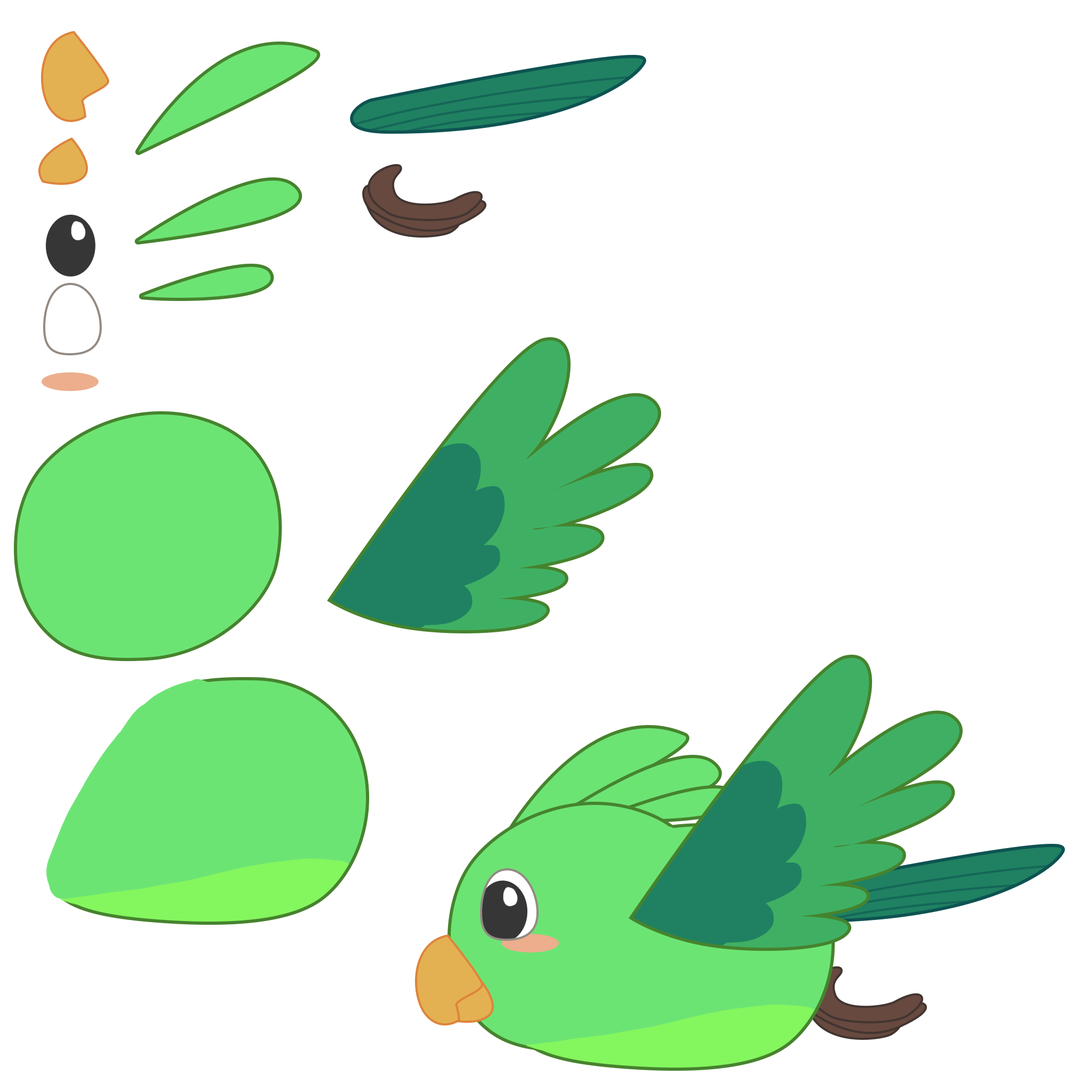
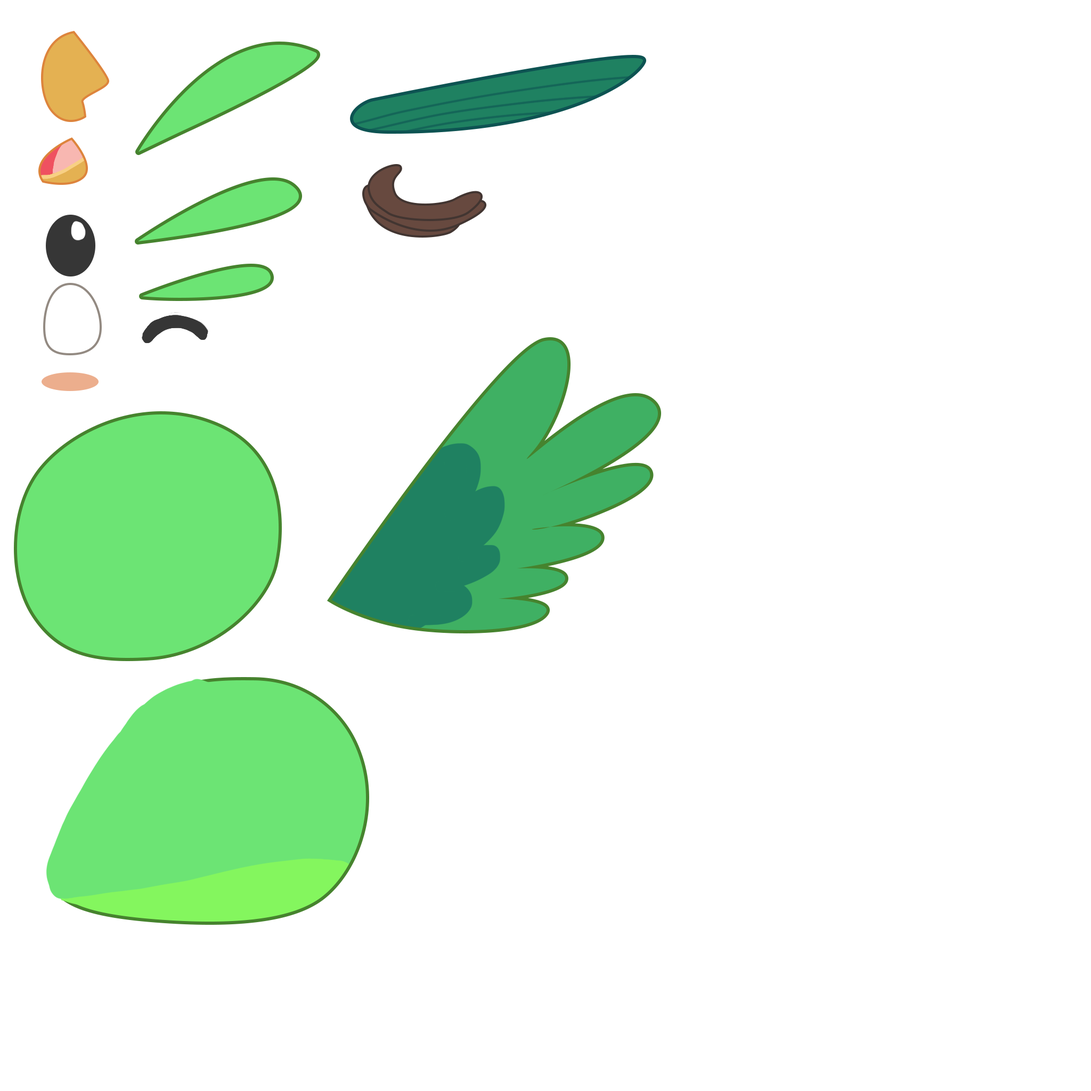
Layered file, before and after one edit (1091 x 1091). Changes by layer:
added layer "Layer 5" in group "chym bay copy" over box(40, 140, 85, 180)
painted on "mo 2" (1st of 2, in "chym bay copy") over box(40, 167, 59, 184)
added layer "Layer 4" in group "chym bay copy" over box(141, 312, 209, 344)
hid group "chym bay" (16 layers) over box(415, 655, 1066, 1072)
painted on "canh" (2nd of 2, in "chym bay") over box(635, 658, 892, 936)
painted on "dau" (2nd of 2, in "chym bay") over box(671, 833, 703, 1011)
painted on "toc 1" (2nd of 2, in "chym bay") over box(602, 785, 735, 823)
painted on "toc 2" (2nd of 2, in "chym bay") over box(554, 755, 690, 823)
painted on "toc 3" (2nd of 2, in "chym bay") over box(504, 803, 585, 839)
